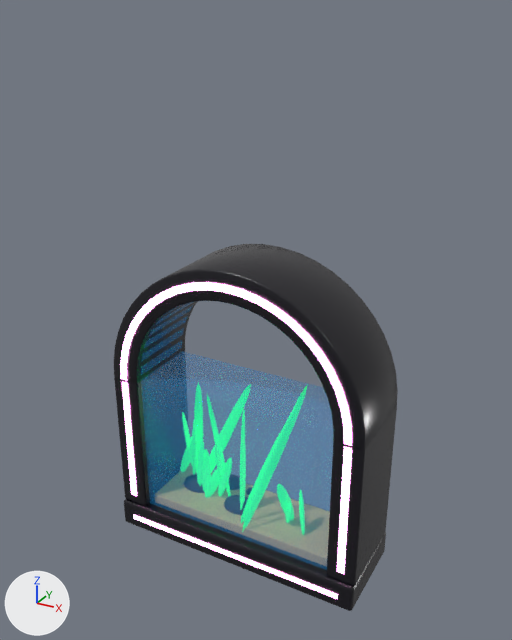
Before and after pictures for a commit that changed the Blender file art/blender/decor_tankArch.blend.
Before and after are seen from a 50 mm camera at (1.64, -2.92, 2.87) aimed at (0.02, 0.02, 1.4). Arrows for +X, +Y and +Z are at lower left; the lights stay in place. The older version comes first.

Before the edit, the objects in view are built like this:
```python
ob_aleaf00 = bpy.data.objects.new('ALeaf00', me_sphere_004)
ob_aleaf00.parent = ob_decor_tankarch
ob_aleaf00.location = (-0.399, 0.0768, 0.557)
ob_aleaf00.rotation_euler = (0.0, -0.0412, 3.022)  # degrees (0, -2.4, 173)
ob_aleaf00.scale = (0.035, 0.012, 0.347)
ob_aleaf01 = bpy.data.objects.new('ALeaf01', me_sphere_005)
ob_aleaf01.parent = ob_decor_tankarch
ob_aleaf01.location = (-0.477, 0.0768, 0.472)
ob_aleaf01.rotation_euler = (0.0, -0.339, 1.9)  # degrees (0, -19, 109)
ob_aleaf01.scale = (0.035, 0.012, 0.278)
ob_aleaf10 = bpy.data.objects.new('ALeaf10', me_sphere_007)
ob_aleaf10.parent = ob_decor_tankarch
ob_aleaf10.location = (-0.208, 0.0507, 0.59)
ob_aleaf10.rotation_euler = (0.0, 0.401, 0.307)  # degrees (0, 23, 18)
ob_aleaf10.scale = (0.035, 0.012, 0.413)
ob_aleaf11 = bpy.data.objects.new('ALeaf11', me_sphere_008)
ob_aleaf11.parent = ob_decor_tankarch
ob_aleaf11.location = (-0.242, 0.0507, 0.515)
ob_aleaf11.rotation_euler = (0.0, 0.395, 2.647)  # degrees (0, 23, 152)
ob_aleaf11.scale = (0.035, 0.012, 0.33)
ob_aleaf12 = bpy.data.objects.new('ALeaf12', me_sphere_009)
ob_aleaf12.parent = ob_decor_tankarch
ob_aleaf12.location = (-0.417, 0.0507, 0.453)
ob_aleaf12.rotation_euler = (0.0, -0.193, 2.377)  # degrees (0, -11, 136)
ob_aleaf12.scale = (0.035, 0.012, 0.248)
ob_aleaf30 = bpy.data.objects.new('ALeaf30', me_sphere_013)
ob_aleaf30.parent = ob_decor_tankarch
ob_aleaf30.location = (-0.0309, -0.0409, 0.544)
ob_aleaf30.rotation_euler = (0.0, 0.114, 1.839)  # degrees (0, 6.5, 105)
ob_aleaf30.scale = (0.035, 0.012, 0.336)
ob_aleaf31 = bpy.data.objects.new('ALeaf31', me_sphere_014)
ob_aleaf31.parent = ob_decor_tankarch
ob_aleaf31.location = (-0.181, -0.0409, 0.454)
ob_aleaf31.rotation_euler = (0.0, -0.431, 1.921)  # degrees (0, -25, 110)
ob_aleaf31.scale = (0.035, 0.012, 0.269)
ob_aleaf40 = bpy.data.objects.new('ALeaf40', me_sphere_016)
ob_aleaf40.parent = ob_decor_tankarch
ob_aleaf40.location = (0.165, -0.0337, 0.62)
ob_aleaf40.rotation_euler = (0.0, 0.465, 1.042)  # degrees (0, 27, 60)
ob_aleaf40.scale = (0.035, 0.012, 0.458)
ob_leg0_58 = bpy.data.objects.new('Leg0.58', me_cube_004)
ob_leg0_58.parent = ob_decor_tankarch
ob_leg0_58.location = (0.0, 0.0, 0.0)
# also in view: 'Arch' at (0.0, 0.0, 1.36); 'ArchGlow' at (0.0, -0.25, 1.34); 'BaseGlow' at (0.0, -0.26, 0.08); 'LegGlow-0.74' at (-0.66, -0.24, 0.6); 'Leg-0.74' at (-0.66, 0.0, 0.58)
```
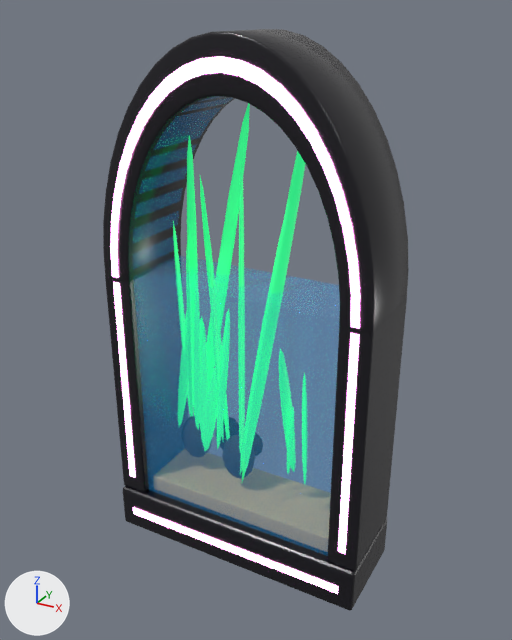
ob_decor_tankarch is not drawn itself; it is the parent of ob_base, ob_baseglow, ob_leg_0_74, ob_legglow_0_74, ob_leg0_58, ob_legglow0_58, ob_arch, ob_archglow.

Where the newer file only moved an object's origin or applied its transform, the numbers keep the older frame.

Where the change shows, as pixel boxes [x1, y1, x2, y2] in the pictures (512 x 640 px; the box of a moved part takes in the faces that stretch with it):
'Arch', rescaled (8% wider, 48% taller)
    before: [114, 244, 398, 450]
    after: [103, 29, 409, 334]
'Water', rescaled (7% wider, 37% taller)
    before: [141, 351, 333, 570]
    after: [134, 256, 340, 556]
'Leg0.58', rescaled (14% wider, 51% taller)
    before: [327, 405, 397, 585]
    after: [327, 298, 407, 571]
'Base', rescaled (11% taller)
    before: [124, 499, 386, 611]
    after: [123, 486, 387, 610]
'ArchGlow', rescaled (8% wider, 66% taller)
    before: [120, 282, 352, 446]
    after: [110, 56, 360, 329]
'WaterTop', rescaled
    before: [141, 302, 193, 375]
    after: [133, 96, 233, 270]
'Leg-0.74', rescaled
    before: [114, 351, 185, 506]
    after: [105, 277, 149, 492]
'BaseGlow', rescaled
    before: [133, 515, 338, 599]
    after: [133, 507, 338, 594]
'LegGlow0.58', rescaled (44% wider, 72% taller)
    before: [337, 446, 352, 574]
    after: [338, 333, 360, 554]
'ALeaf10', reshaped (not visible before)
    after: [216, 103, 250, 275]
'ALeaf40', reshaped (mostly hidden before)
    before: [242, 384, 308, 532]
    after: [242, 150, 305, 481]
'LegGlow-0.74', rescaled (50% wider, 70% taller)
    before: [122, 381, 137, 496]
    after: [113, 282, 136, 478]
'ALeaf00', reshaped (not visible before)
    after: [187, 136, 198, 268]
'ALeaf30', reshaped (not visible before)
    after: [239, 157, 244, 287]
'ALeaf11', reshaped (not visible before)
    after: [200, 176, 214, 272]
'ALeaf01', reshaped (not visible before)
    after: [173, 221, 180, 269]
'ALeaf12', reshaped (not visible before)
    after: [186, 238, 190, 271]
'ALeaf41', reshaped (not visible before)
    after: [269, 220, 284, 290]
part 7 of me_sphere_014, moved or reshaped (not visible before)
    after: [209, 257, 214, 287]

Edits to the bpy script that builds the scene:
```text
Change me_sphere_004:
    used by ob_aleaf00; parent = ob_decor_tankarch; location = (-0.399, 0.0768, 0.557); rotation_euler = (0.0, -0.0412, 3.022), in degrees (0, -2.4, 173); scale = (0.035, 0.012, 0.347)
    remove me_sphere_004.from_pydata(...)  # 52 vertices, 60 faces; spans x -0.95..0.95, y -1.0..1.0, z -1.0..1.0
    add me_sphere_004.from_pydata(...)  # 52 vertices, 60 faces; spans x -0.56..1.35, y -1.0..1.0, z -0.64..2.56
    me_sphere_004 part 1: 52 vertices removed from x -0.95..0.95, y -1.0..1.0, z -1.0..1.0; 52 vertices added at x -0.56..1.35, y -1.0..1.0, z -0.64..2.56
Change me_sphere_005:
    used by ob_aleaf01; parent = ob_decor_tankarch; location = (-0.477, 0.0768, 0.472); rotation_euler = (0.0, -0.339, 1.9), in degrees (0, -19, 109); scale = (0.035, 0.012, 0.278)
    remove me_sphere_005.from_pydata(...)  # 52 vertices, 60 faces; spans x -0.95..0.95, y -1.0..1.0, z -1.0..1.0
    add me_sphere_005.from_pydata(...)  # 52 vertices, 60 faces; spans x 0.89..4.49, y -1.0..1.0, z -0.57..2.5
    me_sphere_005 part 2: 52 vertices removed from x -0.95..0.95, y -1.0..1.0, z -1.0..1.0; 52 vertices added at x 0.89..4.49, y -1.0..1.0, z -0.57..2.5
Change me_sphere_007:
    used by ob_aleaf10; parent = ob_decor_tankarch; location = (-0.208, 0.0507, 0.59); rotation_euler = (0.0, 0.401, 0.307), in degrees (0, 23, 18); scale = (0.035, 0.012, 0.413)
    remove me_sphere_007.from_pydata(...)  # 52 vertices, 60 faces; spans x -0.95..0.95, y -1.0..1.0, z -1.0..1.0
    add me_sphere_007.from_pydata(...)  # 52 vertices, 60 faces; spans x -6.68..-1.23, y -1.0..1.0, z -0.72..2.3
    me_sphere_007 part 3: the whole mesh is rebuilt
Change me_sphere_008:
    used by ob_aleaf11; parent = ob_decor_tankarch; location = (-0.242, 0.0507, 0.515); rotation_euler = (0.0, 0.395, 2.647), in degrees (0, 23, 152); scale = (0.035, 0.012, 0.33)
    remove me_sphere_008.from_pydata(...)  # 52 vertices, 60 faces; spans x -0.95..0.95, y -1.0..1.0, z -1.0..1.0
    add me_sphere_008.from_pydata(...)  # 52 vertices, 60 faces; spans x -5.66..-1.14, y -1.0..1.0, z -0.65..2.37
    me_sphere_008 part 4: 52 vertices removed from x -0.95..0.95, y -1.0..1.0, z -1.0..1.0; 52 vertices added at x -5.66..-1.14, y -1.0..1.0, z -0.65..2.37
Change me_sphere_009:
    used by ob_aleaf12; parent = ob_decor_tankarch; location = (-0.417, 0.0507, 0.453); rotation_euler = (0.0, -0.193, 2.377), in degrees (0, -11, 136); scale = (0.035, 0.012, 0.248)
    remove me_sphere_009.from_pydata(...)  # 52 vertices, 60 faces; spans x -0.95..0.95, y -1.0..1.0, z -1.0..1.0
    add me_sphere_009.from_pydata(...)  # 52 vertices, 60 faces; spans x 0.25..2.73, y -1.0..1.0, z -0.5..2.65
    me_sphere_009 part 5: 52 vertices removed from x -0.95..0.95, y -1.0..1.0, z -1.0..1.0; 52 vertices added at x 0.25..2.73, y -1.0..1.0, z -0.5..2.65
Change me_sphere_013:
    used by ob_aleaf30; parent = ob_decor_tankarch; location = (-0.0309, -0.0409, 0.544); rotation_euler = (0.0, 0.114, 1.839), in degrees (0, 6.5, 105); scale = (0.035, 0.012, 0.336)
    remove me_sphere_013.from_pydata(...)  # 52 vertices, 60 faces; spans x -0.95..0.95, y -1.0..1.0, z -1.0..1.0
    add me_sphere_013.from_pydata(...)  # 52 vertices, 60 faces; spans x -2.22..0.09, y -1.0..1.0, z -0.63..2.56
    me_sphere_013 part 6: 52 vertices removed from x -0.95..0.95, y -1.0..1.0, z -1.0..1.0; 52 vertices added at x -2.22..0.09, y -1.0..1.0, z -0.63..2.56
Change me_sphere_014:
    used by ob_aleaf31; parent = ob_decor_tankarch; location = (-0.181, -0.0409, 0.454); rotation_euler = (0.0, -0.431, 1.921), in degrees (0, -25, 110); scale = (0.035, 0.012, 0.269)
    remove me_sphere_014.from_pydata(...)  # 52 vertices, 60 faces; spans x -0.95..0.95, y -1.0..1.0, z -1.0..1.0
    add me_sphere_014.from_pydata(...)  # 52 vertices, 60 faces; spans x 1.21..5.29, y -1.0..1.0, z -0.57..2.42
    me_sphere_014 part 7: the whole mesh is rebuilt
Change me_sphere_016:
    used by ob_aleaf40; parent = ob_decor_tankarch; location = (0.165, -0.0337, 0.62); rotation_euler = (0.0, 0.465, 1.042), in degrees (0, 27, 60); scale = (0.035, 0.012, 0.458)
    remove me_sphere_016.from_pydata(...)  # 52 vertices, 60 faces; spans x -0.95..0.95, y -1.0..1.0, z -1.0..1.0
    add me_sphere_016.from_pydata(...)  # 52 vertices, 60 faces; spans x -8.02..-1.5, y -1.0..1.0, z -0.75..2.2
    me_sphere_016 part 8: 52 vertices removed from x -0.95..0.95, y -1.0..1.0, z -1.0..1.0; 52 vertices added at x -8.02..-1.5, y -1.0..1.0, z -0.75..2.2
Change me_sphere_017:
    used by ob_aleaf41; parent = ob_decor_tankarch; location = (0.119, -0.0337, 0.54); rotation_euler = (0.0, 0.45, 0.895), in degrees (0, 26, 51); scale = (0.035, 0.012, 0.367)
    remove me_sphere_017.from_pydata(...)  # 52 vertices, 60 faces; spans x -0.95..0.95, y -1.0..1.0, z -1.0..1.0
    add me_sphere_017.from_pydata(...)  # 52 vertices, 60 faces; spans x -6.69..-1.37, y -1.0..1.0, z -0.69..2.28
    me_sphere_017 part 9: 52 vertices removed from x -0.95..0.95, y -1.0..1.0, z -1.0..1.0; 52 vertices added at x -6.69..-1.37, y -1.0..1.0, z -0.69..2.28
Change ob_decor_tankarch:
    ob_decor_tankarch.scale: (1.0, 1.0, 1.0) -> (1.0, 1.0, 1.6)
```
